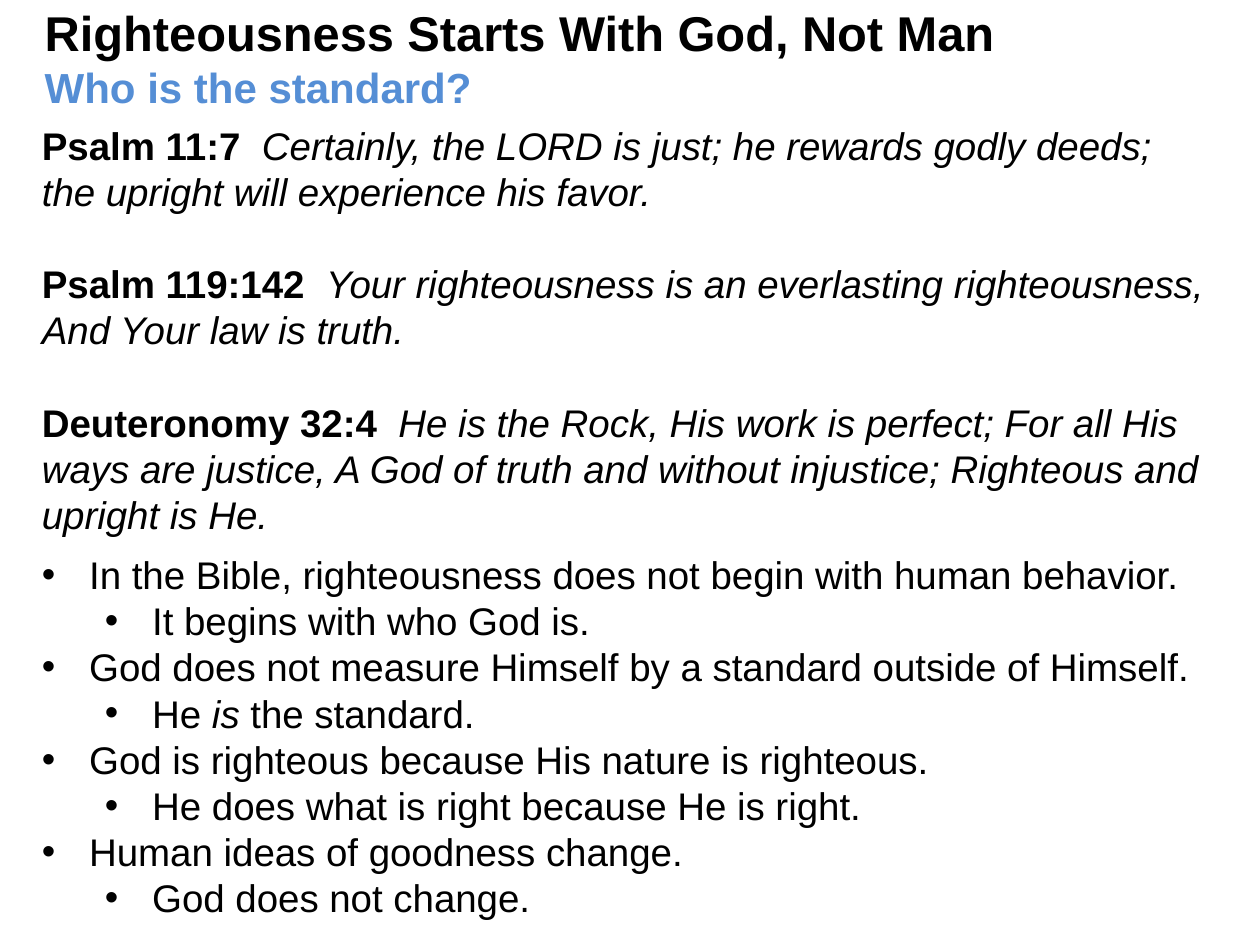
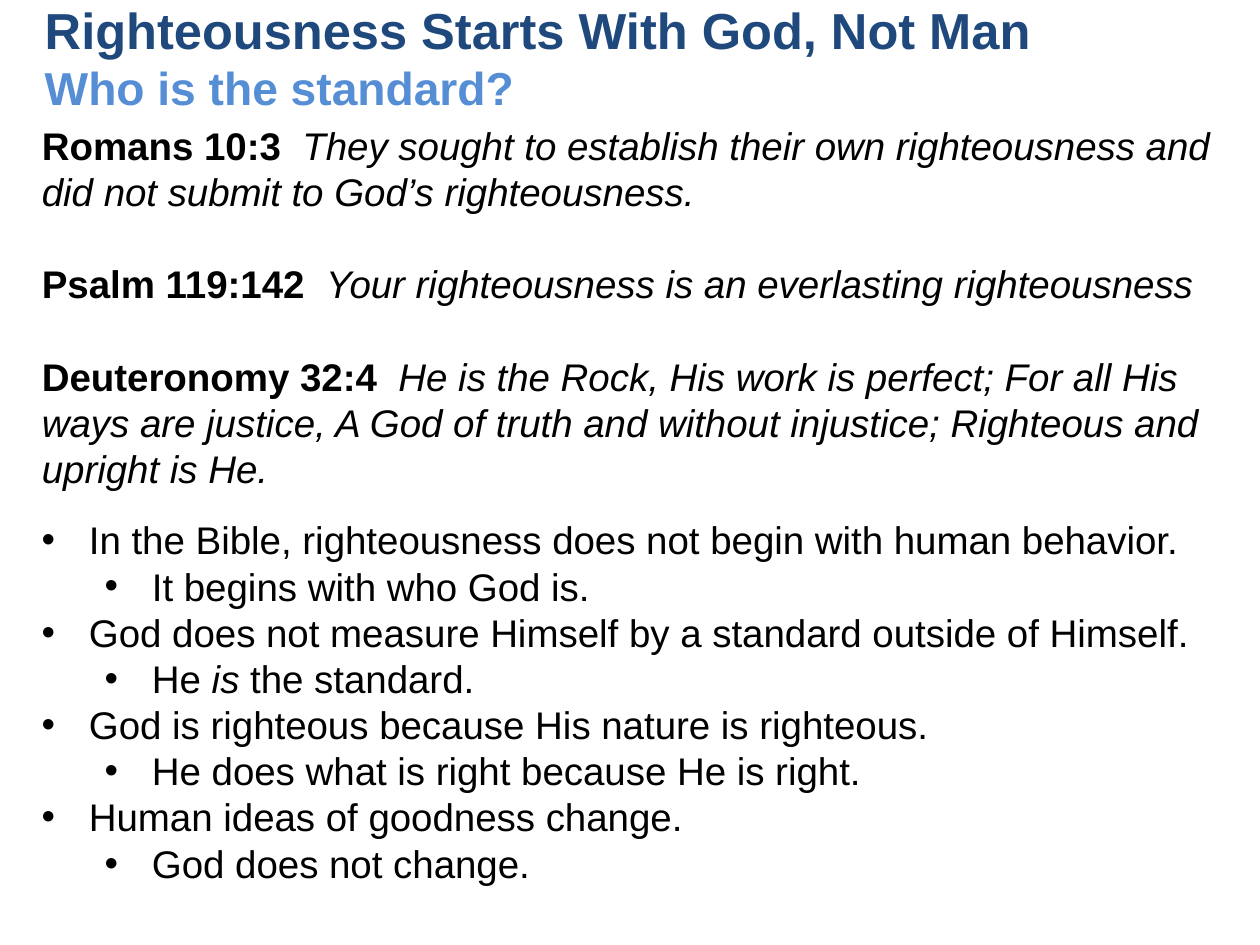
Before and after one commit to UsefulEngines/EvangelismPublic, a slide deck: slide 9 of 2026-Q1/Righteousness3/2026-01-18-Righteous-3.pptx. Drawn at 1260x945 pixels with LibreOffice and Linux fonts; fonts in the diff are those of the drawing. Boxes give left, top, right and bottom in pixels: in the first picture for what was removed or moved away, otherwise in the second. Text is boxed around its words. In the diff, an @@ line names an element or a change of style, - is before the commit and + after.

```diff
--- a/2026-Q1/Righteousness3/2026-01-18-Righteous-3.pptx
+++ b/2026-Q1/Righteousness3/2026-01-18-Righteous-3.pptx
@@ text "Righteousness Starts With God, Not ..." at (45,12,1030,106): size 27.9 to 28.9 pt, text colour #000000 to #1F497D in "Righteousness Starts With God, Not Man"; size 24 to 26.4 pt in "Who is the standard?" @@
@@ text at (42,132,1210,306): text changed @@
-Psalm 11:7 Certainly, the LORD is just; he rewards godly deeds; the upright will experience his favor.
-Psalm 119:142 Your righteousness is an everlasting righteousness, And Your law is truth.
+Romans 10:3 They sought to establish their own righteousness and did not submit to God’s righteousness.
+Psalm 119:142 Your righteousness is an everlasting righteousness
@@ text "In the Bible, righteousness does ...": place and size @@
-text "In the Bible, righteousness does ..." at (89,561,1189,920)
+text "In the Bible, righteousness does ..." at (89,526,1189,885)
```
Also in this commit, not shown: 8 other slides changed, 1 slide removed, 1 other file.
